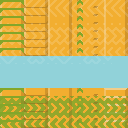
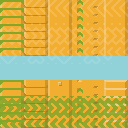
Before/after of a w=128, h=128 layered artwork. What changed in the layer stack:
added layer "Layer 11" above "Layer 4" over [0, 80, 128, 88]
